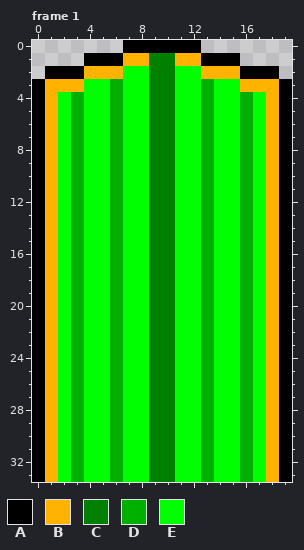
File history of a pixel-art file, res/sprite/door13.aseprite. This is how it looked before the edit.
20x34 pixels, 5 frames. Shown: frame 1. The commit also changed other frames, which this record leaves out.
Visible layers, top first: "Layer 1", "Layer 2".
Palette (. is transparent): A #000000  B #ffb300  C #008000  D #00b000  E #00ff00
Pixels before, frame 1, first column x 0:
 0 .......AAAAAA.......
 1 ....AAABBCCBBAAA....
 2 .AAABBBEECCEEBBBAAA.
 3 ABBBEEDEECCEEDEEBBBA
 4 ABEDEEDEECCEEDEEDEBA
 5 ABEDEEDEECCEEDEEDEBA
 6 ABEDEEDEECCEEDEEDEBA
 7 ABEDEEDEECCEEDEEDEBA
 8 ABEDEEDEECCEEDEEDEBA
 9 ABEDEEDEECCEEDEEDEBA
10 ABEDEEDEECCEEDEEDEBA
11 ABEDEEDEECCEEDEEDEBA
12 ABEDEEDEECCEEDEEDEBA
13 ABEDEEDEECCEEDEEDEBA
14 ABEDEEDEECCEEDEEDEBA
15 ABEDEEDEECCEEDEEDEBA
16 ABEDEEDEECCEEDEEDEBA
17 ABEDEEDEECCEEDEEDEBA
18 ABEDEEDEECCEEDEEDEBA
19 ABEDEEDEECCEEDEEDEBA
20 ABEDEEDEECCEEDEEDEBA
21 ABEDEEDEECCEEDEEDEBA
22 ABEDEEDEECCEEDEEDEBA
23 ABEDEEDEECCEEDEEDEBA
24 ABEDEEDEECCEEDEEDEBA
25 ABEDEEDEECCEEDEEDEBA
26 ABEDEEDEECCEEDEEDEBA
27 ABEDEEDEECCEEDEEDEBA
28 ABEDEEDEECCEEDEEDEBA
29 ABEDEEDEECCEEDEEDEBA
30 ABEDEEDEECCEEDEEDEBA
31 ABEDEEDEECCEEDEEDEBA
32 ABEDEEDEECCEEDEEDEBA
33 ABEDEEDEECCEEDEEDEBA
New version:
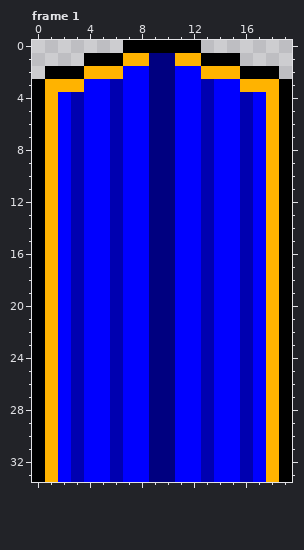
The exact change:
colour C: #008000 -> #000080
colour D: #00b000 -> #0000b0
colour E: #00ff00 -> #0000ff
Boxes around the changes in both pictures, in picture pixels (x1, y1, x2, y2):
changed: (58, 53, 266, 482)
